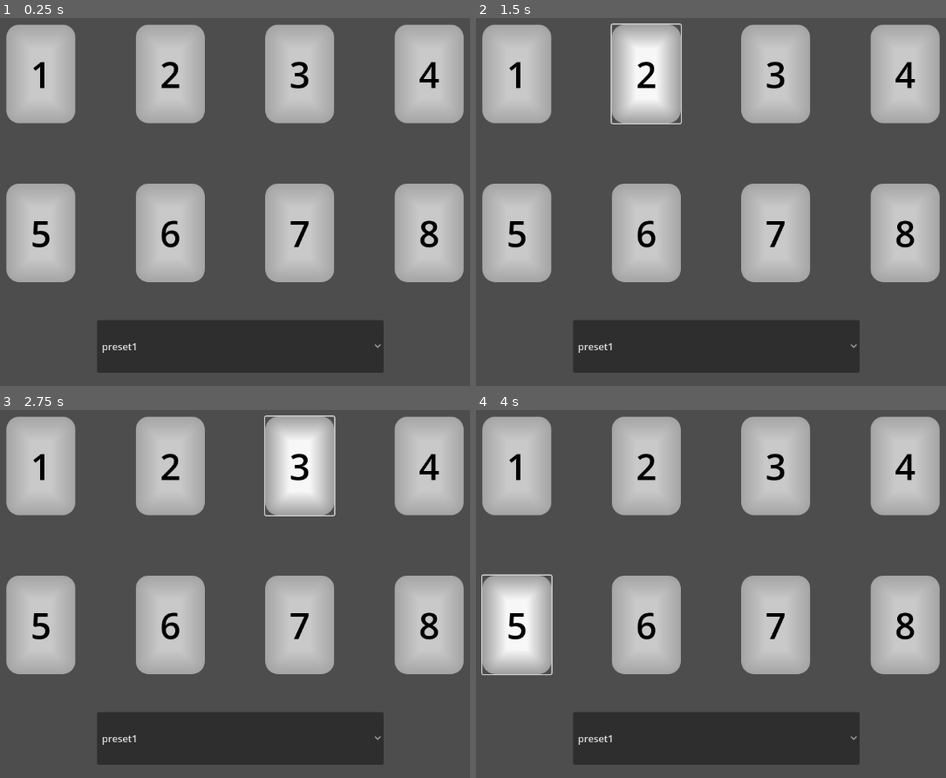
Above: before the commit, frames 1-4 (two rows, left to right).
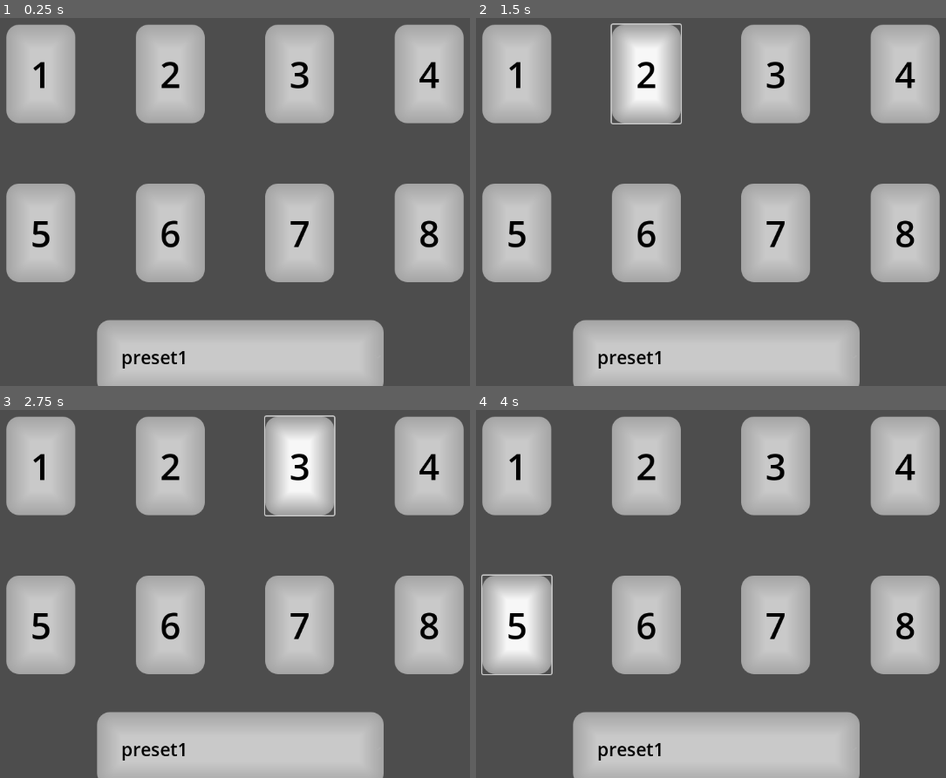
Above: after the commit, the same moments.

Repository: Lucasmoidel/stream-deck-ui
Game: Godot game, scene res://ui.tscn
The game is run twice, just before and just after one commit, with the same random seed, the same clock (stepped at 60 frames per second) and the same inputs. This scene is started directly instead of the project's main scene.
Inputs:
- Up to frame 1 (0.25 s): no input
- Up to frame 2 (1.5 s): click "1" at 0.5 s; click "2" at 1.25 s
- Up to frame 3 (2.75 s): click "3" at 2 s
- Up to frame 4 (4 s): click "4" at 2.75 s; click "5" at 3.5 s

The runs differ from the first frame. In frame 1, 11% of the frame differs, in the area x 20-82%, y 81-100%; in frame 2, 11%; in frame 3, 11%; in frame 4, 11%.

Commit message:
doneuytuytui

Diff:
--- a/button_theme.tres
+++ b/button_theme.tres
@@ -31,3 +31,4 @@
 Button/colors/font_hover_color = Color(0, 0, 0, 1)
 Button/styles/hover = SubResource("StyleBoxFlat_wr18o")
 Button/styles/normal = SubResource("StyleBoxFlat_44idk")
+OptionButton/font_sizes/font_size = 30
--- /dev/null
+++ b/stuff idk.tres
@@ -0,0 +1,14 @@
+[gd_resource type="StyleBoxFlat" format=3 uid="uid://cw7vcp773ei32"]
+
+[resource]
+bg_color = Color(0.969137, 0.969137, 0.969137, 1)
+border_width_left = 40
+border_width_top = 40
+border_width_right = 40
+border_width_bottom = 40
+border_color = Color(0.621524, 0.621524, 0.621524, 1)
+border_blend = true
+corner_radius_top_left = 20
+corner_radius_top_right = 20
+corner_radius_bottom_right = 20
+corner_radius_bottom_left = 20
--- a/ui.tscn
+++ b/ui.tscn
@@ -83,6 +83,7 @@
 offset_top = 539.0
 offset_right = 822.0
 offset_bottom = 626.0
+theme = ExtResource("1_cs2sk")
 item_count = 1
 selected = 0
 popup/item_0/text = "preset1"
